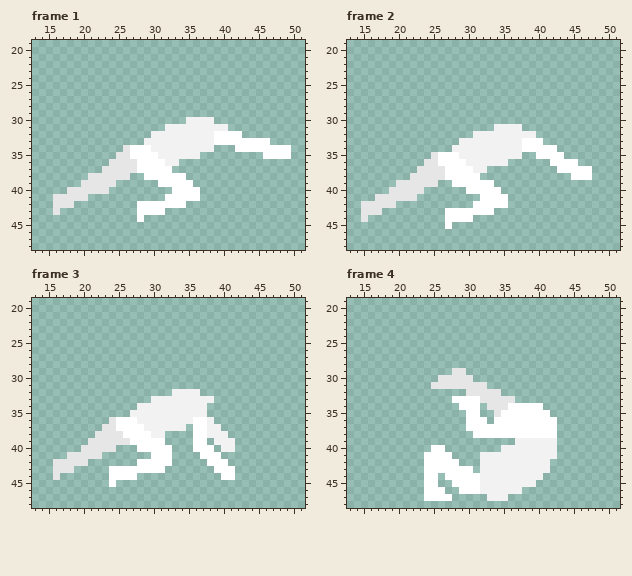
Pixel-art file, stored at Assets/Art/Characters/Player/Roll/Player_Roll_Right.aseprite. The first picture shows the starting point.
64x64 pixels, 8 frames. Shown: frame 1: x 13..51, y 19..48; frame 2: x 13..51, y 19..48; frame 3: x 13..51, y 19..48; frame 4: x 13..51, y 19..48. The commit also changed other frames, which this record leaves out.
New version:
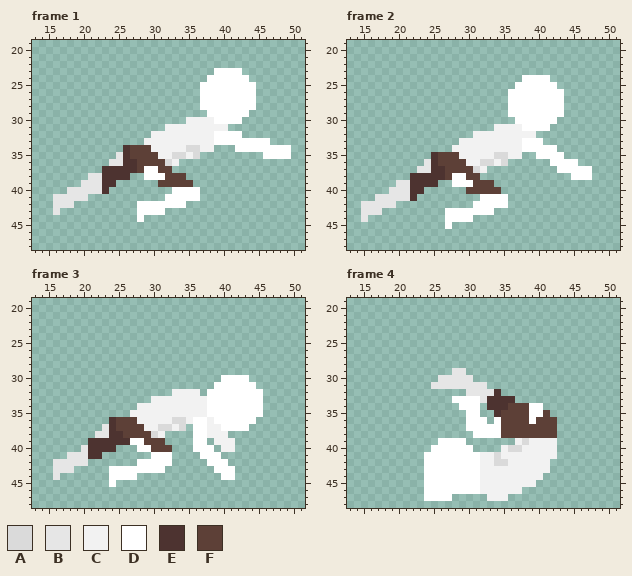
Palette (. is transparent): A #dadada  B #e6e6e6  C #f2f2f2  D #ffffff  E #4d3330  F #5d4037
Log entry: Roll Animations Completed
From old to new:
layer "Skin/Head" now shown
layer "Legs/Tattered" now shown
Frame 1, layers "Legs/Tattered", "Skin/Head", "Skin/Chest":
Colour C gives way to colour A in row 34 at x 35 to 36; in row 35 at x 33 to 34 and 36; in row 36 at x 32.
The edit adds colour D in row 23 at x 39 to 42; in row 24 at x 38 to 43; in rows 25 to 28 at x 37 to 44; in row 29 at x 38 to 43; in row 30 at x 39 to 42.
Colour B gives way to colour E in rows 34 to 35 at x 26; in row 36 at x 26 to 27; in row 37 at x 23 to 27; in row 38 at x 23 to 26; in row 39 at x 23 to 24; in row 40 at x 23.
Colour D gives way to colour F in row 34 at x 27 to 29; in row 35 at x 27 to 30; in row 36 at x 28 to 31; in row 37 at x 28 and 31 to 32; in row 38 at x 32 to 34; in row 39 at x 31 to 35.
Frame 2, layers "Legs/Tattered", "Skin/Head", "Skin/Chest":
Colour C gives way to colour A in row 35 at x 34 to 35; in row 36 at x 32 to 33 and 35; in row 37 at x 31.
The edit adds colour D in row 24 at x 38 to 41; in row 25 at x 37 to 42; in rows 26 to 29 at x 36 to 43; in row 30 at x 37 to 42; in row 31 at x 38 to 41.
Colour B gives way to colour E in rows 35 to 36 at x 25; in row 37 at x 25 to 26; in row 38 at x 22 to 26; in row 39 at x 22 to 25; in row 40 at x 22 to 23; in row 41 at x 22.
Colour D gives way to colour F in row 35 at x 26 to 28; in row 36 at x 26 to 29; in row 37 at x 27 to 30; in row 38 at x 27 and 30 to 31; in row 39 at x 31 to 33; in row 40 at x 30 to 34.
Frame 3, layers "Legs/Tattered", "Skin/Head", "Skin/Chest":
Colour C gives way to colour A in row 36 at x 33 to 34; in row 37 at x 31 to 32 and 34; in row 38 at x 30.
The edit adds colour D in row 30 at x 40 to 43; in row 31 at x 39 to 44; in row 32 at x 38 to 45; in row 33 at x 39 to 45; in rows 34 to 35 at x 38 to 45; in row 36 at x 39 to 44.
The edit adds colour D in row 37 at x 40 to 43.
Colour C gives way to colour D in row 33 at x 38.
Colour B gives way to colour E in rows 36 to 37 at x 24; in row 38 at x 24 to 25; in row 39 at x 21 to 26; in row 40 at x 21 to 24; in row 41 at x 21 to 22.
Colour D gives way to colour F in row 36 at x 25 to 27; in row 37 at x 25 to 28; in row 38 at x 26 to 29; in row 39 at x 29 to 31; in row 40 at x 30 to 32.
Frame 4, layers "Legs/Tattered", "Skin/Head", "Skin/Chest":
Colour C gives way to colour A in row 39 at x 38; in row 40 at x 36 to 37; in row 41 at x 34; in row 42 at x 34 to 35.
The edit adds colour D in row 39 at x 26 to 29; in row 40 at x 27 to 30; in row 41 at x 28 to 31; in row 42 at x 29 to 31; in row 43 at x 31; in row 44 at x 26.
The edit adds colour D in row 45 at x 26 to 27; in row 46 at x 27 to 28.
Colour B gives way to colour E in row 32 at x 34; in row 33 at x 33 to 36; in row 34 at x 33 to 35; in row 35 at x 34.
Colour D gives way to colour F in row 34 at x 36 to 38; in row 35 at x 35 to 38 and 41; in row 36 at x 35 to 38 and 40 to 42; in rows 37 to 38 at x 35 to 42.
